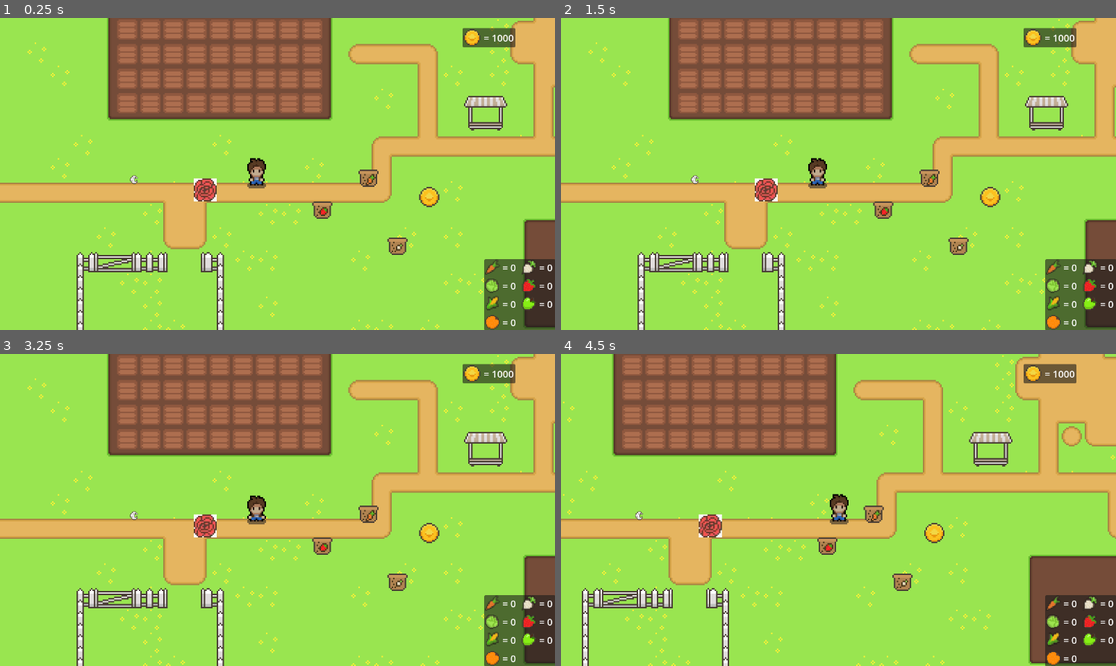
Above: before the commit, frames 1-4 (two rows, left to right).
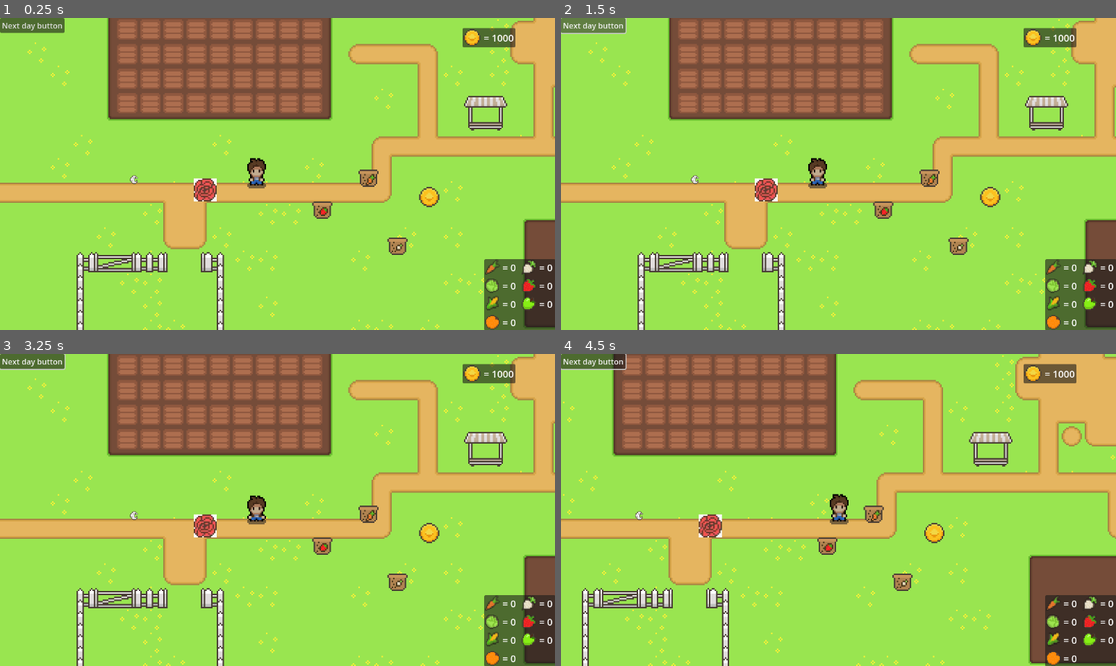
Above: after the commit, the same moments.

Repository: Puuggordo/SDD_Godot_Farming
Game: Godot game, scene res://world.tscn
Same seed, same stepped clock (60 frames per second), same inputs: the game is played once before the commit and once after it. The engine's default icon, where the game draws it, is replaced by a stand-in: a white triangle on a blue panel in a dark square.
Inputs (mouse positions are in pixels of both pictures, inside the frame that each line leads up to):
- Up to frame 1 (0.25 s): no input
- Up to frame 2 (1.5 s): click (594, 24) at 0.5 s, where only the run after the commit has a clickable "Next day button"; click (594, 24) at 1.25 s, where only the run after the commit has a clickable "Next day button"
- Up to frame 3 (3.25 s): drag from (127, 366) to (288, 366) at 2.02 s; tap Enter at 2.75 s; drag from (149, 366) to (310, 366) at 2.77 s
- Up to frame 4 (4.5 s): tap Space at 3.5 s; move the mouse to (733, 366) at 3.52 s; press the mouse at (733, 366) at 3.53 s; hold D (right) 3.53-4.25 s; release the mouse at (733, 366) at 4.25 s; drag from (699, 366) to (672, 463) at 4.27 s

The runs differ from the first frame. In frame 1, 0.6% of the frame differs, in the area x 0-12%, y 0-5%; in frame 2, 0.6%, in the area x 0-12%, y 0-6%; in frame 3, 0.6%; in frame 4, 0.6%.

Commit message:
Next day button

Diff:
--- a/Scripts/growing_zone.gd
+++ b/Scripts/growing_zone.gd
@@ -3,9 +3,16 @@
 var plant = Global.plant_selected
 var plant_growing = false
 var plant_grown = false
+var previous_day = Global.current_day
 
 func _ready():
 	$plant_growing.play("none")
+
+
+func _process(delta):
+	if Global.current_day == previous_day + 1:
+		previous_day = Global.current_day
+		$plant_growing.frame += 1
 
 
 func _physics_process(_delta):
--- a/Scripts/item.gd
+++ b/Scripts/item.gd
@@ -14,6 +14,7 @@
 @export_subgroup("Flower")
 @export var strengths: Array[weather_types]
 @export var weaknesses: Array[weather_types]
+@export_file("*png","*jpg", "*jpeg") var growth_stages
 
 @export_subgroup("Fertiliser")
 @export var effect_pollen: int
--- a/Scripts/world.gd
+++ b/Scripts/world.gd
@@ -12,3 +12,7 @@
 
 func _on_shop_area_body_exited(_body):
 	$shop.hide()
+
+
+func _on_nextday_button_pressed():
+	Global.current_day += 1
--- a/inventory.gd
+++ b/inventory.gd
@@ -30,6 +30,7 @@
 		grid_container.remove_child(child)
 		child.queue_free()
 
+
 func make_items_unique():
 	# Goal is to make sure the item resources in each slot are unique, as data from same resources are shared
 	var unique_items = []
--- a/world.tscn
+++ b/world.tscn
@@ -998,6 +998,11 @@
 theme_override_font_sizes/font_size = 20
 vertical_alignment = 1
 
+[node name="NextdayButton" type="Button" parent="CanvasLayer"]
+offset_right = 134.0
+offset_bottom = 31.0
+text = "Next day button"
+
 [node name="inventory_ui" type="CanvasLayer" parent="."]
 process_mode = 3
 visible = false
@@ -1018,5 +1023,6 @@
 [connection signal="body_entered" from="front/abovestall" to="front" method="_on_abovestall_body_entered"]
 [connection signal="body_entered" from="shop_area" to="." method="_on_shop_area_body_entered"]
 [connection signal="body_exited" from="shop_area" to="." method="_on_shop_area_body_exited"]
+[connection signal="pressed" from="CanvasLayer/NextdayButton" to="." method="_on_nextday_button_pressed"]
 
 [editable path="Player"]
Not shown: 3 places in world.tscn that only renumber resources
